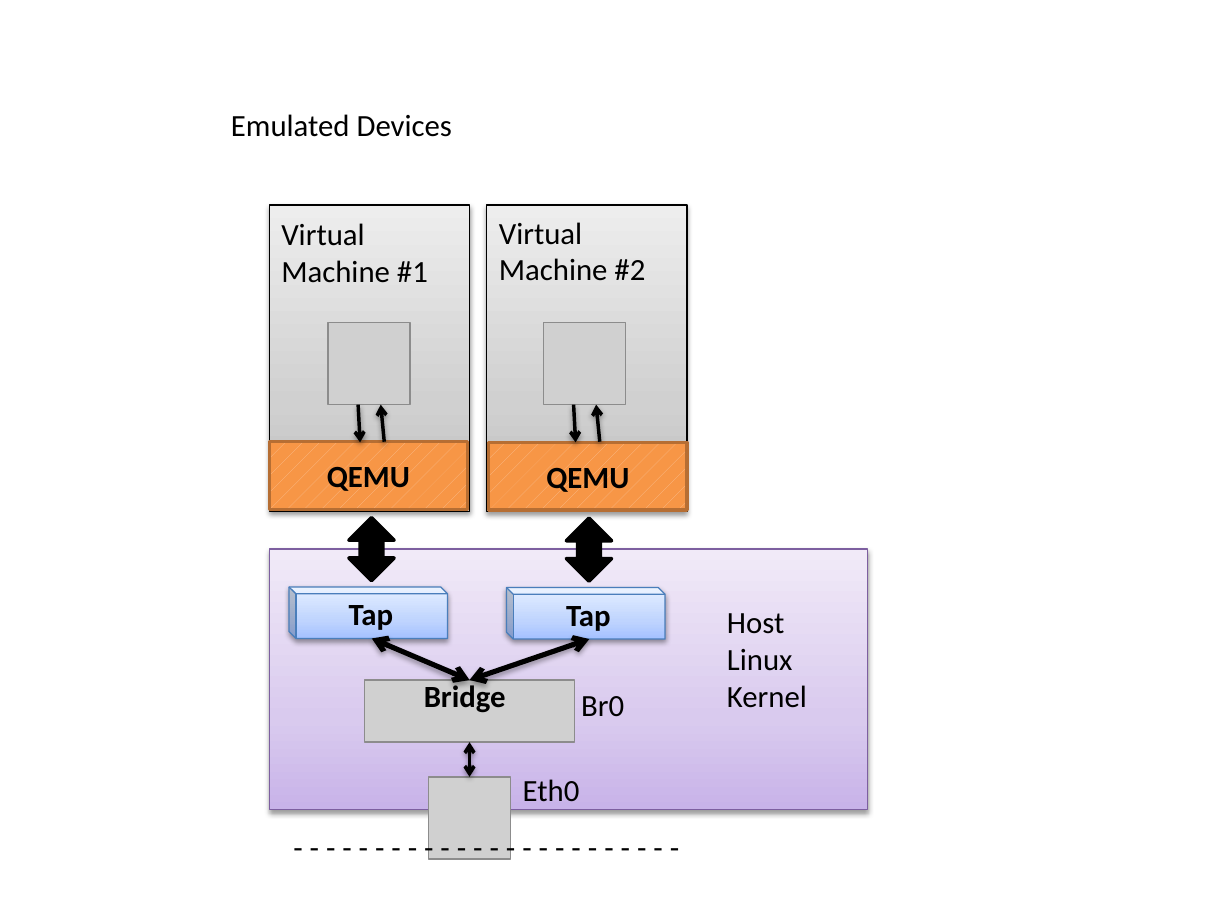
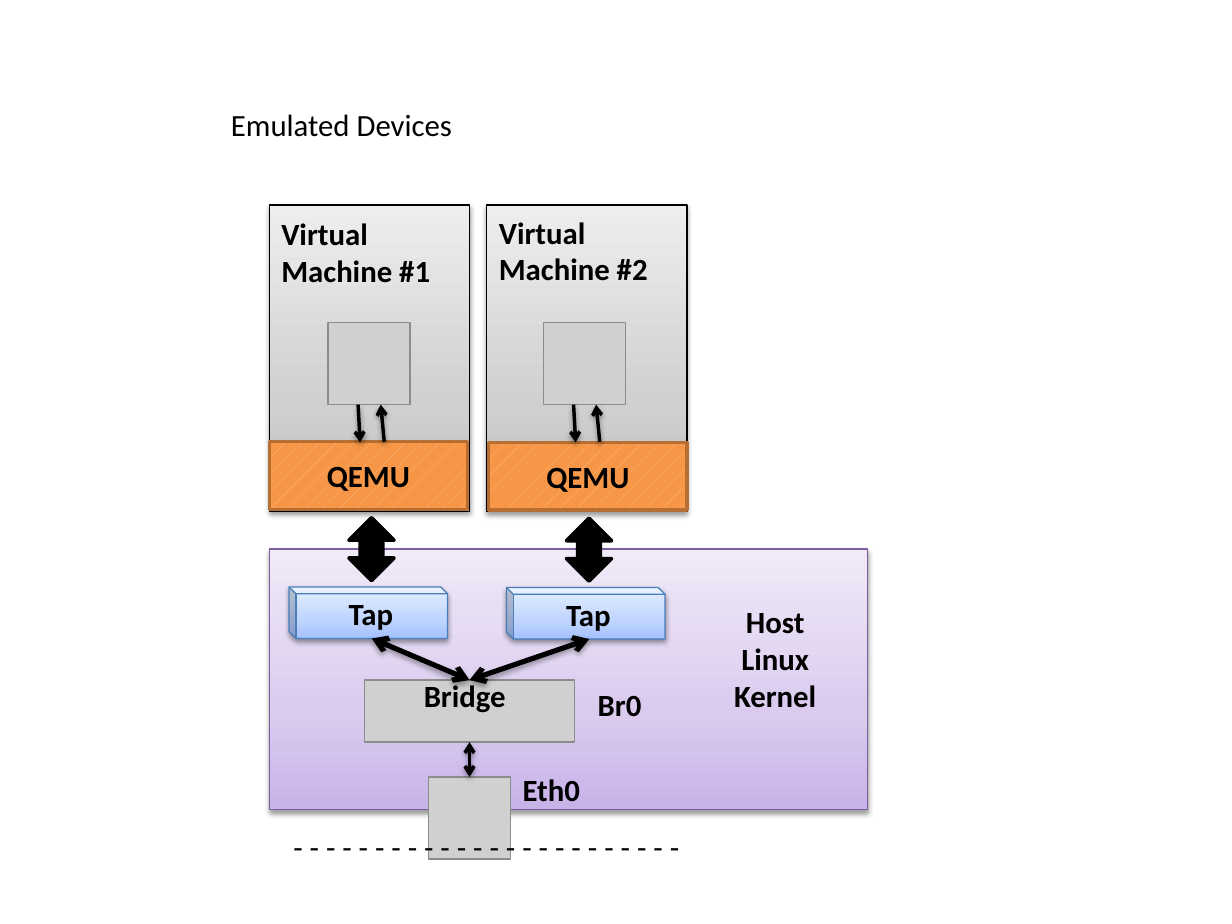
Before and after one commit to aravindhsampath/virtualizing-Intelligent-River, a slide deck: slide 7 of thesis_pictures.pptx. Drawn at 1232x924 pixels with LibreOffice and Linux fonts; fonts in the diff are those of the drawing; grey boxes stand for pictures. Boxes give left, top, right and bottom in pixels: in the first picture for what was removed or moved away, otherwise in the second. Text is boxed around its words. In the diff, an @@ line names an element or a change of style, - is before the commit and + after.

```diff
--- a/thesis_pictures.pptx
+++ b/thesis_pictures.pptx
@@ text "Host Linux Kernel" at (734,613,816,708): bold on; alignment left to centre @@
@@ text "Br0" at (598,695,642,717): bold on; alignment left to centre @@
@@ bold on in 3 elements at (281,223,430,283), (499,222,648,281), (523,779,580,802) @@
```
Also in this commit, not shown: 6 other slides changed, 41 slides added, 27 other files.
